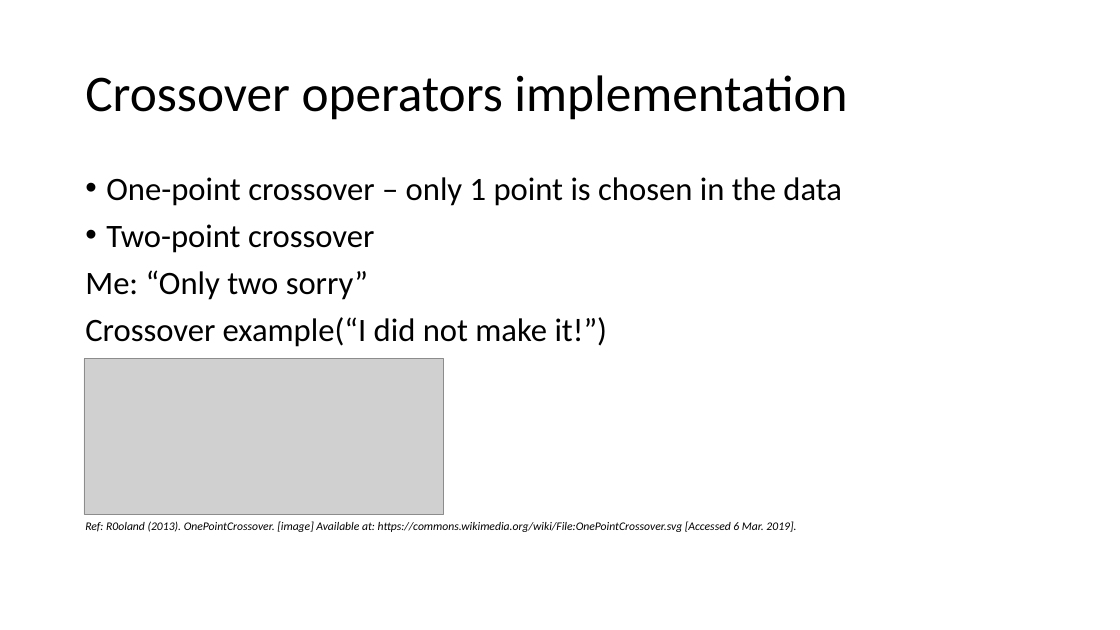
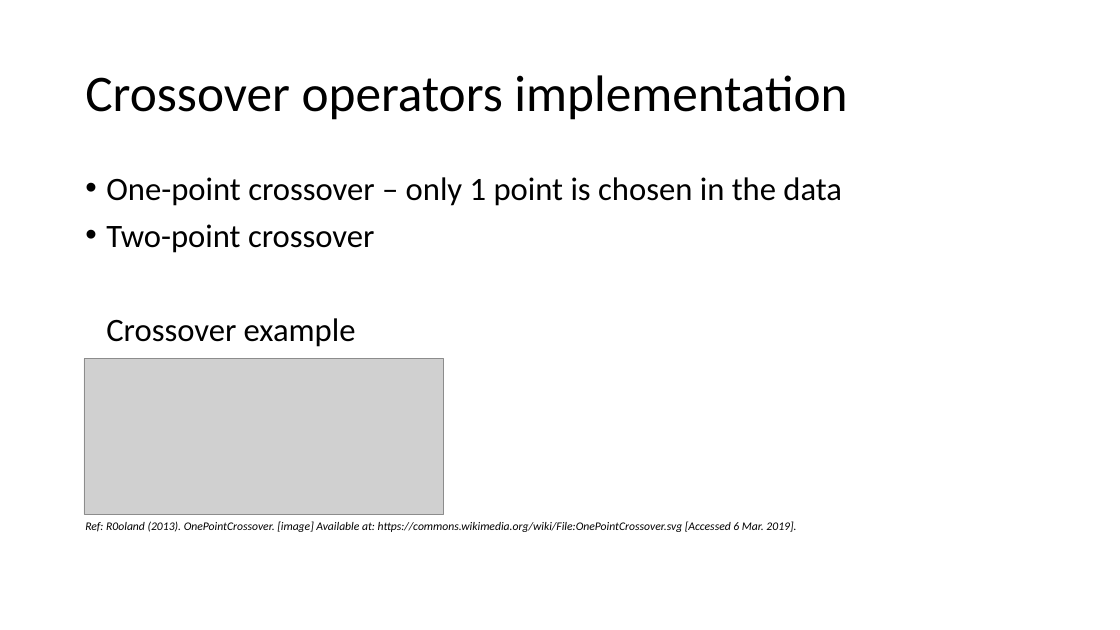
Before and after one commit to jonster100/Dissertation-, a slide deck: slide 5 of Documentation/Genetic-Cars-Simulation-presentation.odp. Drawn at 1120x630 pixels with LibreOffice and Linux fonts; fonts in the diff are those of the drawing; grey boxes stand for pictures. Boxes give left, top, right and bottom in pixels: in the first picture for what was removed or moved away, otherwise in the second. Text is boxed around its words. In the diff, an @@ line names an element or a change of style, - is before the commit and + after.

```diff
--- a/Documentation/Genetic-Cars-Simulation-presentation.odp
+++ b/Documentation/Genetic-Cars-Simulation-presentation.odp
@@ text at [106, 318, 356, 347]: text changed @@
-Me: “Only two sorry”
-Crossover example(“I did not make it!”)
+Crossover example
```
Also in this commit, not shown: 6 other slides changed, 12 other files.
